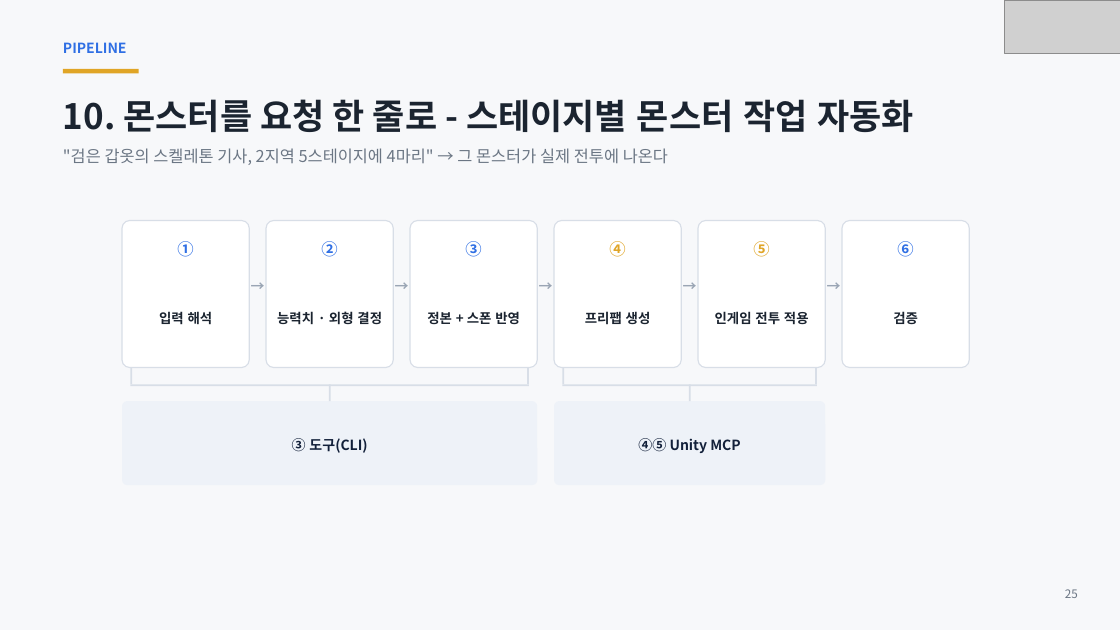
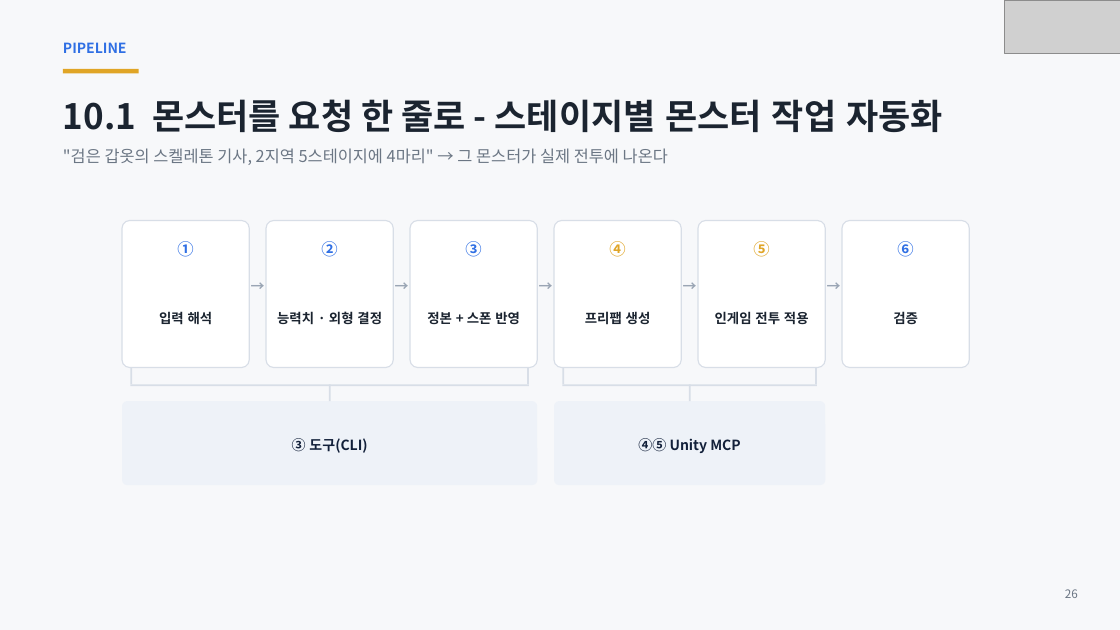
Before and after one commit to ks-wook/com2us-taskbar-hero, a slide deck: slide 25 of docs/com2us-taskbar-hero-발표자료.pptx. Drawn at 1120x630 pixels with LibreOffice and Linux fonts; fonts in the diff are those of the drawing; grey boxes stand for pictures. Boxes give left, top, right and bottom in pixels: in the first picture for what was removed or moved away, otherwise in the second. Text is boxed around its words. In the diff, an @@ line names an element or a change of style, - is before the commit and + after.

```diff
--- a/docs/com2us-taskbar-hero-발표자료.pptx
+++ b/docs/com2us-taskbar-hero-발표자료.pptx
@@ text at [63, 99, 943, 132]: text changed @@
-10. 몬스터를 요청 한 줄로 - 스테이지별 몬스터 작업 자동화
+10.1 몬스터를 요청 한 줄로 - 스테이지별 몬스터 작업 자동화
@@ text at [1065, 589, 1078, 598]: text changed @@
-25
+26
```
Also in this commit, not shown: 21 other slides changed, 6 slides added, 6 slides removed.
